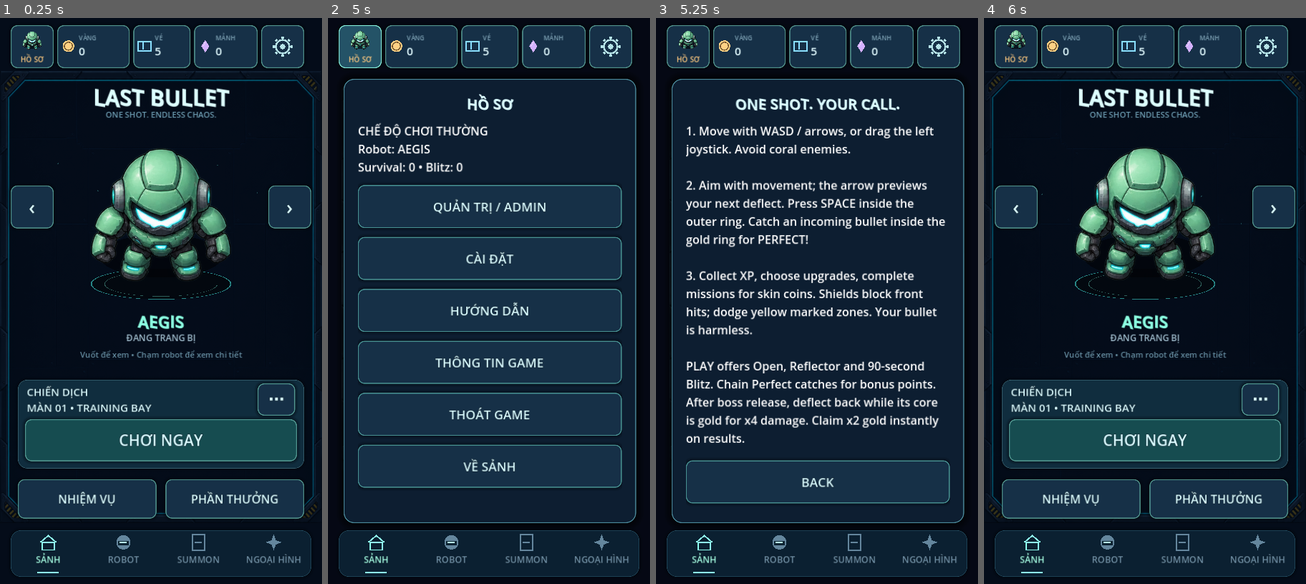
Above: before the commit, frames 1-4 (left to right).
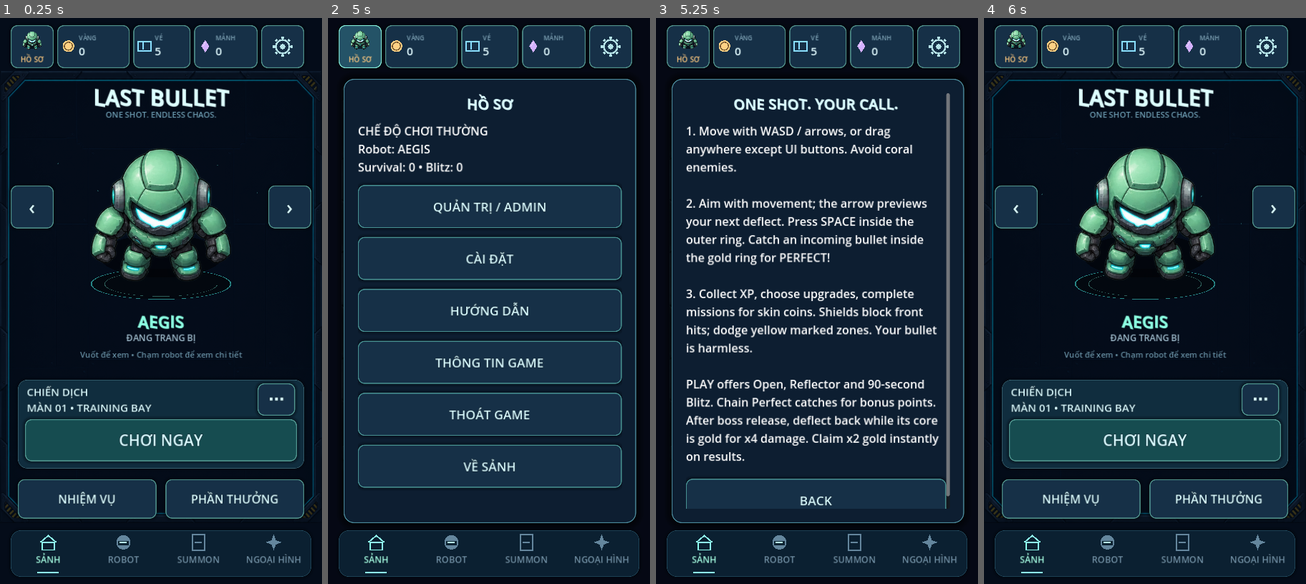
Above: after the commit, the same moments.

Repository: tai23082004l02-svg/LAST-BULLET
Game: Godot game, scene res://scenes/Main.tscn
The game is run twice, just before and just after one commit, with the same random seed, the same clock (stepped at 60 frames per second) and the same inputs.
Inputs (mouse positions are in pixels of both pictures, inside the frame that each line leads up to):
- Up to frame 1 (0.25 s): no input
- Up to frame 2 (5 s): click "‹" at 0.5 s; tap Enter at 1.25 s; move the mouse to (559, 272) at 1.27 s; hold D 1.28-2 s; click (559, 272) at 1.42 s; tap Space at 1.52 s; click "NEXT ›" at 2 s; click "NEXT ›" at 2.75 s; click "‹ PREV" at 3.5 s; click "HỒ SƠ" at 4.25 s
- Up to frame 3 (5.25 s): click "HƯỚNG DẪN" at 5 s
- Up to frame 4 (6 s): click "BACK" at 5.75 s

Frames 1-2 are identical in both runs. In frame 3, 15% of the frame differs, in the area x 9-92%, y 13-87%; in frame 4, nothing differs.

Commit message:
feat: compact mobile upgrade cards with Vietnamese stats and input isolation

Diff:
--- a/last-bullet/scripts/game.gd
+++ b/last-bullet/scripts/game.gd
@@ -75,6 +75,7 @@
 var new_record := false
 var low_effects := false
 var final_summary := ""
+var upgrade_shade: ColorRect
 var selected_robot := 0
 var owned_robots: Array[int] = [0]
 var robot_gallery_index := 0
@@ -245,6 +246,11 @@
 	toast.horizontal_alignment = HORIZONTAL_ALIGNMENT_CENTER
 	toast.add_theme_font_size_override("font_size",23)
 	root.add_child(toast)
+	upgrade_shade = ColorRect.new()
+	upgrade_shade.color = Color(0.01,0.025,0.055,0.84)
+	upgrade_shade.mouse_filter = Control.MOUSE_FILTER_STOP
+	upgrade_shade.hide()
+	root.add_child(upgrade_shade)
 	overlay = PanelContainer.new()
 	overlay.position = Vector2(65,190)
 	overlay.size = Vector2(590,820)
@@ -286,6 +292,7 @@
 	return state not in ["playing","paused","upgrade","results"] and not (state == "admin" and admin_context)
 
 func clear_cards(title: String, subtitle: String) -> void:
+	upgrade_shade.visible = state == "upgrade"
 	clear_card_nodes()
 	home_shell.open_section(title,front_page())
 	layout_modal()
@@ -338,6 +345,7 @@
 	button.set_meta("motion",motion)
 
 func show_menu() -> void:
+	upgrade_shade.hide()
 	state = "menu"
 	audio.stop_all()
 	for enemy in enemies: enemy.hide()
@@ -348,7 +356,7 @@
 	layout_modal()
 
 func show_help() -> void:
-	clear_cards("ONE SHOT. YOUR CALL.", "1. Move with WASD / arrows, or drag the left joystick. Avoid coral enemies.\n\n2. Aim with mo …(487 unchanged characters)…
+	clear_cards("ONE SHOT. YOUR CALL.", "1. Move with WASD / arrows, or drag anywhere except UI buttons. Avoid coral enemies.\n\n2. Aim with mo …(487 unchanged characters)…
 	add_button("BACK", show_menu)
 
 func show_modes() -> void:
@@ -360,6 +368,7 @@
 	add_button("BACK",show_menu)
 
 func start_run(run_mode := "survival", layout := "open") -> void:
+	upgrade_shade.hide()
 	home_shell.hide_all()
 	preferred_mode = run_mode
 	preferred_layout = layout if layout in ["open","reflector"] else "open"
@@ -550,12 +559,12 @@
 		overlay.hide()
 
 func _physics_process(delta: float) -> void:
-	deflect_button.visible = state in ["playing","paused","upgrade"]
+	deflect_button.visible = state in ["playing","paused"]
 	pause_button.visible = state in ["playing","paused"]
-	hud.visible = state in ["playing","paused","upgrade"]
-	xp_bar.visible = state in ["playing","paused","upgrade"]
-	mission_label.visible = state in ["playing","paused","upgrade"]
-	var playing_ui := state in ["playing","paused","upgrade"]
+	hud.visible = state in ["playing","paused"]
+	xp_bar.visible = state in ["playing","paused"]
+	mission_label.visible = state in ["playing","paused"]
+	var playing_ui := state in ["playing","paused"]
 	player_actor.visible = playing_ui and (invulnerable <= 0 or int(invulnerable*15)%2 == 0)
 	header_panel.visible = playing_ui
 	brand.text = "LAST BULLET • ADMIN" if admin_enabled else "LAST BULLET"
@@ -572,7 +581,7 @@
 		boss_bar.max_value = boss.max_hp
 		boss_bar.value = boss.hp
 	toast_time = maxf(0,toast_time-delta)
-	toast.visible = toast_time > 0
+	toast.visible = toast_time > 0 and state != "upgrade"
 	if state != "playing":
 		queue_redraw()
 		return
@@ -786,47 +795,80 @@
 		campaign_won = true
 		finish_run()
 
+func upgrade_color(index: int) -> Color:
+	return Color("ffb779") if index in [0,4,5,6] else Color("83cfff") if index in [3,7] else Color("83f5db")
+
+func upgrade_delta(index: int) -> String:
+	var current := upgrades[index]
+	var next := mini(current+1,Balance.UPGRADE_CAPS[index])
+	match index:
+		0: return "Sát thương cơ bản: %d → %d" % [1+current,1+next]
+		1: return "Tốc độ đạn: %d → %d" % [mini(950,int(560*(1+current*0.12))),mini(950,int(560*(1+next*0.12)))]
+		2: return "Lái tự động khi đứng yên: %.2f → %.2f rad/s" % [0.45+current*0.25,0.45+next*0.25]
+		3: return "Làm chậm sau đỡ đạn: %.1f → %.1f giây" % [0.0 if current == 0 else 0.6+current*0.3,0.6+next*0.3]
+		4: return "Sát thương mỗi nhịp lửa: %.1f → %.1f" % [0.2*current,0.2*next]
+		5: return "Xuyên thêm sau đỡ đạn: %d → %d địch" % [current,next]
+		6: return "Sát thương tích từ nảy tường: tối đa +%d → +%d" % [current,next]
+		7:
+			var wait := "Hồi chiêu: %.2f → %.2f giây" % [0.65+current*0.12,0.65+next*0.12]
+			if admin_enabled and admin_free_deflect: wait = "Admin đang bỏ hồi chiêu"
+			return "Bán kính bắt: %d → %d\n%s" % [105+current*18,105+next*18,wait]
+	return ""
+
 func show_upgrades() -> void:
 	var available: Array[int] = []
 	for i in range(upgrades.size()):
-		if upgrades[i] < Balance.UPGRADE_CAPS[i]:
-			available.append(i)
+		if upgrades[i] < Balance.UPGRADE_CAPS[i]: available.append(i)
 	if available.is_empty():
 		hp = mini(5,hp+1)
 		return
 	state = "upgrade"
-	joystick = Vector2.ZERO
-	joystick_id = -1
+	reset_stick()
 	leveled_up.emit()
 	audio.play_event("level_up")
-	clear_cards("LEVEL %d" % level,"Choose one. The arena waits.")
+	clear_cards("LÊN CẤP %d" % level,"Chọn 1 nâng cấp")
+	cards.add_theme_constant_override("separation",16)
+	(cards.get_child(1) as Label).horizontal_alignment = HORIZONTAL_ALIGNMENT_CENTER
+	(cards.get_child(1) as Label).add_theme_color_override("font_color",Color("8eb8c7"))
 	available.shuffle()
 	offered_upgrades.clear()
-	for i in range(mini(3,available.size())):
-		offered_upgrades.append(available[i])
-	for i in range(mini(3,available.size())):
-		var index := available[i]
-		var card := add_button("%s [%d/%d]\n%s" % [Balance.UPGRADE_NAMES[index],upgrades[index],Balance.UPGRADE_CAPS[index],Balance.UPGRADE_INFO[index]],choose_upgrade.bind(index))
-		card.add_theme_font_size_override("font_size",26)
-		card.alignment = HORIZONTAL_ALIGNMENT_LEFT
-		for style_name in ["normal","hover","pressed","disabled"]:
-			var style := card.get_theme_stylebox(style_name).duplicate() as StyleBoxFlat
-			style.content_margin_left = 70
-			style.content_margin_right = 12
-			card.add_theme_stylebox_override(style_name,style)
+	for i in range(mini(3,available.size())): offered_upgrades.append(available[i])
+	var names := ["Đạn hạng nặng","Gia tốc","Trợ lực từ","Bẻ cong thời gian","Vệt lửa","Đạn xuyên","Nảy tích lực","Vòng bắt rộng"]
+	var hints := ["Tăng lực đánh mỗi lần đạn trúng.","Đạn bay nhanh hơn.","Đứng yên để đạn tự hướng về địch.","Đỡ đạn để làm chậm kẻ địch.","Đạn để lại vùng đất cháy.","Đỡ đạn để xuyên thêm kẻ địch.","Nảy tường để tích thêm sát thương.","Dễ bắt đạn hơn, đổi lại hồi lâu hơn."]
+	for index in offered_upgrades:
+		var accent := upgrade_color(index)
+		var card := add_button("",choose_upgrade.bind(index))
+		card.name = "Upgrade%d" % index
+		card.custom_minimum_size = Vector2(560,178)
+		NeonArt.style_button(card,accent)
 		var icon := Control.new()
 		icon.mouse_filter = Control.MOUSE_FILTER_IGNORE
-		icon.position = Vector2(30,39)
+		icon.position = Vector2(40,42)
 		icon.draw.connect(func(): NeonArt.icon(index,Vector2.ZERO,icon))
 		card.add_child(icon)
-		card.add_theme_constant_override("outline_size",2)
+		var content := VBoxContainer.new()
+		content.mouse_filter = Control.MOUSE_FILTER_IGNORE
+		content.position = Vector2(78,15)
+		content.size = Vector2(466,150)
+		content.add_theme_constant_override("separation",4)
+		card.add_child(content)
+		var name_label := result_label(content,names[index]+"  %d → %d/%d" % [upgrades[index],upgrades[index]+1,Balance.UPGRADE_CAPS[index]],26,accent)
+		name_label.horizontal_alignment = HORIZONTAL_ALIGNMENT_LEFT
+		var hint := result_label(content,hints[index],21,Color("a2bfcc"))
+		hint.horizontal_alignment = HORIZONTAL_ALIGNMENT_LEFT
+		var delta := result_label(content,upgrade_delta(index),22)
+		delta.horizontal_alignment = HORIZONTAL_ALIGNMENT_LEFT
+		for label in [name_label,hint,delta]: label.mouse_filter = Control.MOUSE_FILTER_IGNORE
+	_physics_process(0)
 
 func choose_upgrade(index: int) -> void:
 	if state != "upgrade" or not offered_upgrades.has(index):
 		return
 	upgrades[index] = mini(upgrades[index]+1,Balance.UPGRADE_CAPS[index])
 	offered_upgrades.clear()
+	reset_stick()
 	state = "playing"
+	upgrade_shade.hide()
 	overlay.hide()
 
 func finish_run() -> void:
@@ -1609,6 +1651,11 @@
 	var top := 144+safe_margins.x if home_shell.visible else 100+safe_margins.x
 	var bottom := canvas_height-144-safe_margins.y if home_shell.visible else canvas_height-100-safe_margins.y
 	var height := maxf(400,bottom-top)
+	if state == "upgrade":
+		height = minf(height,800)
+		top = safe_margins.x+(canvas_height-safe_margins.x-safe_margins.y-height)*0.5
+	upgrade_shade.position = Vector2(-horizontal_padding,0)
+	upgrade_shade.size = Vector2(720+horizontal_padding*2,canvas_height)
 	var scroll := cards.get_parent() as ScrollContainer
 	scroll.custom_minimum_size = Vector2(590,height-64)
 	overlay.position = Vector2(35,top)
--- /dev/null
+++ b/last-bullet/tests/upgrade_ui.gd
@@ -0,0 +1,59 @@
+extends SceneTree
+var game: Node2D
+const PROFILE := "user://upgrade-ui-test.cfg"
+func _initialize() -> void: call_deferred("run")
+func run() -> void:
+	DirAccess.remove_absolute(PROFILE)
+	game = load("res://scenes/Main.tscn").instantiate()
+	game.save_path = PROFILE
+	root.add_child(game)
+	game.set_physics_process(false)
+	game.audio.enabled = false
+	game.start_run()
+	game.level = 2
+	game.show_upgrades()
+	await process_frame
+	assert(game.offered_upgrades.size() == 3 and game.state == "upgrade")
+	assert(game.upgrade_shade.visible and game.upgrade_shade.mouse_filter == Control.MOUSE_FILTER_STOP)
+	assert(not game.hud.visible and not game.mission_label.visible and not game.deflect_button.visible)
+	var elapsed: float = game.elapsed
+	var bullet_position: Vector2 = game.bullet.position
+	game._physics_process(1)
+	assert(game.elapsed == elapsed and game.bullet.position == bullet_position)
+	var touch := InputEventScreenTouch.new()
+	touch.pressed = true
+	touch.position = Vector2(300,600)
+	game._unhandled_input(touch)
+	assert(game.joystick_id == -1)
+	for index in range(8):
+		assert(game.upgrade_delta(index).contains("→"))
+	assert(game.upgrade_delta(7).contains("0.65 → 0.77"))
+	for height in [1280,1600,1800]:
+		game.layout_viewport(Vector2(720,height),Vector2(40,32))
+		await process_frame
+		assert(game.overlay.size.y <= 800)
+		assert(game.overlay.position.y >= 40 and game.overlay.position.y+game.overlay.size.y <= height-32)
+		assert(game.upgrade_shade.size.y == height)
+		assert(game.cards.get_combined_minimum_size().y <= 736)
+	var choice: int = game.offered_upgrades[0]
+	var before: int = game.upgrades[choice]
+	game.cards.get_node("Upgrade%d" % choice).pressed.emit()
+	assert(game.upgrades[choice] == before+1 and game.state == "playing")
+	assert(not game.upgrade_shade.visible and not game.overlay.visible and game.joystick == Vector2.ZERO)
+	game.choose_upgrade(choice)
+	assert(game.upgrades[choice] == before+1)
+	# Only the remaining non-maxed choice may be offered; exhausting all choices heals.
+	for i in range(8): game.upgrades[i] = Balance.UPGRADE_CAPS[i]
+	game.upgrades[7] = 2
+	game.show_upgrades()
+	assert(game.offered_upgrades == [7])
+	game.choose_upgrade(7)
+	game.hp = 2
+	game.show_upgrades()
+	assert(game.hp == 3 and game.state == "playing")
+	game.audio.shutdown()
+	game.queue_free()
+	await process_frame
+	DirAccess.remove_absolute(PROFILE)
+	print("PASS upgrade UI: safe compact layout, paused combat, hidden HUD, touch isolation, deltas, single selection and capped offers")
+	quit()
Binary file added: last-bullet/docs/previews/mobile-upgrades.png
Not shown, changed: last-bullet/docs/SESSION_HANDOFF.md
Not shown, added: last-bullet/docs/UPGRADE_UI.md
